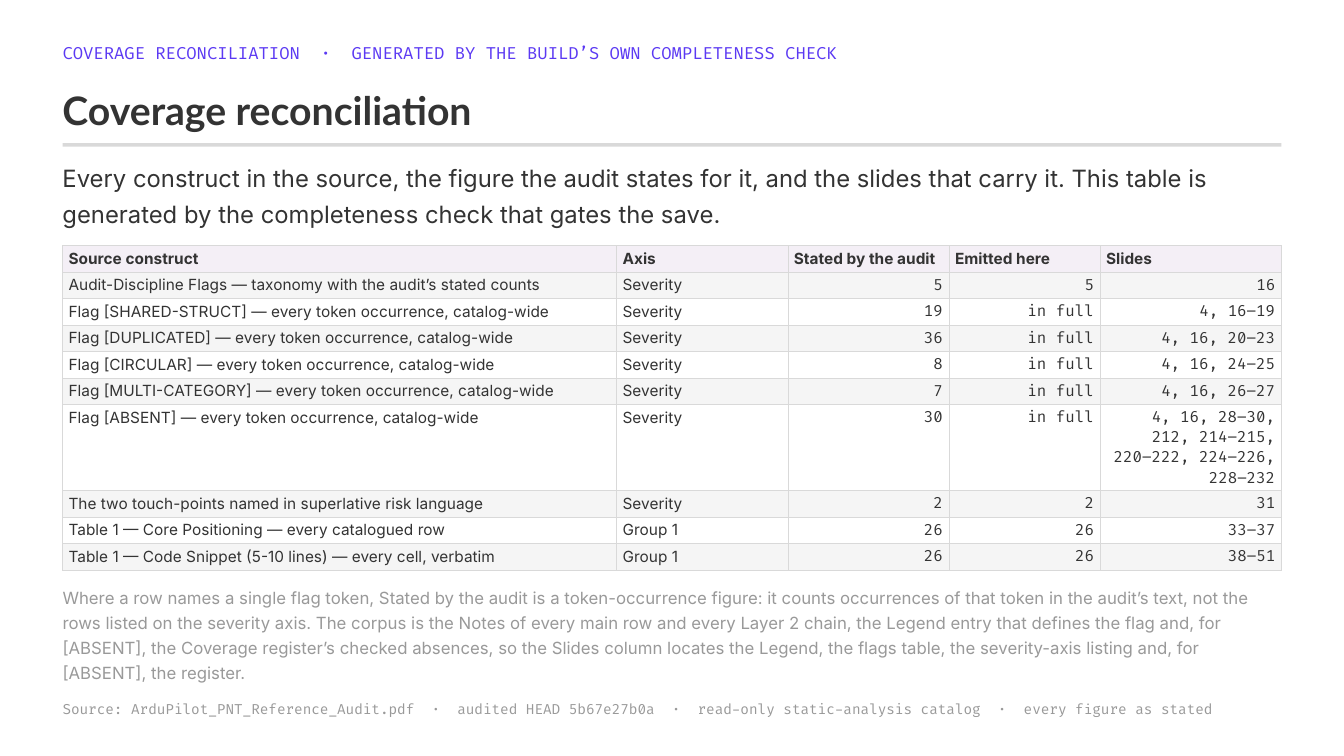
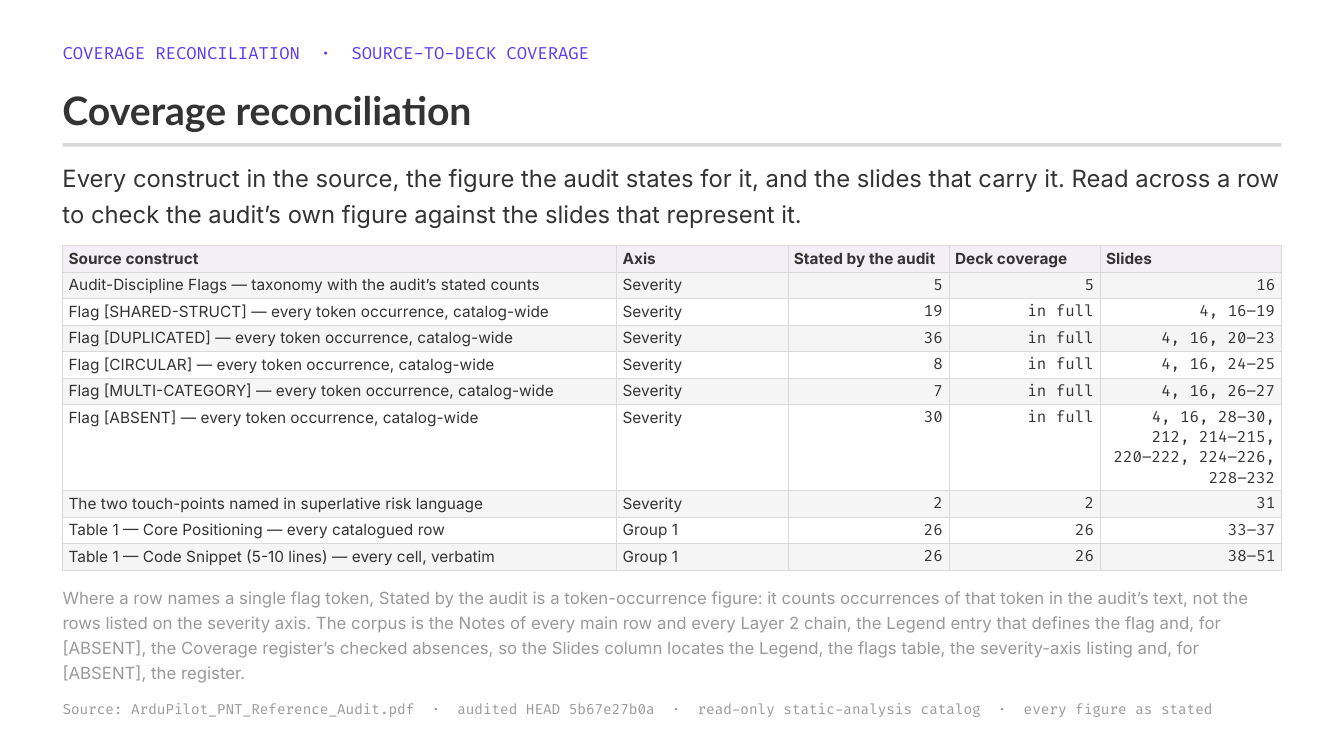
Before and after one commit to blitzy-public-samples/ardupilot-blitzy, a slide deck: slide 234 of blitzy/presentations/ArduPilot_PNT_Reference_Audit_Full_Findings.pptx. Drawn at 1344x756 pixels with LibreOffice and Linux fonts; fonts in the diff are those of the drawing. Boxes give left, top, right and bottom in pixels: in the first picture for what was removed or moved away, otherwise in the second. Text is boxed around its words. In the diff, an @@ line names an element or a change of style, - is before the commit and + after.

```diff
--- a/blitzy/presentations/ArduPilot_PNT_Reference_Audit_Full_Findings.pptx
+++ b/blitzy/presentations/ArduPilot_PNT_Reference_Audit_Full_Findings.pptx
@@ text at bbox=[63, 47, 589, 59]: text changed @@
-COVERAGE RECONCILIATION · GENERATED BY THE BUILD’S OWN COMPLETENESS CHECK
+COVERAGE RECONCILIATION · SOURCE-TO-DECK COVERAGE
@@ text at bbox=[62, 169, 1279, 228]: text changed @@
-Every construct in the source, the figure the audit states for it, and the slides that carry it. This table is generated by the completeness check that gates the save.
+Every construct in the source, the figure the audit states for it, and the slides that carry it. Read across a row to check the audit’s own figure against the slides that represent it.
@@ table at bbox=[63, 246, 1282, 570] @@
-row 1, column 4: Emitted here
+row 1, column 4: Deck coverage
```
Also in this commit, not shown: 4 other slides changed.
